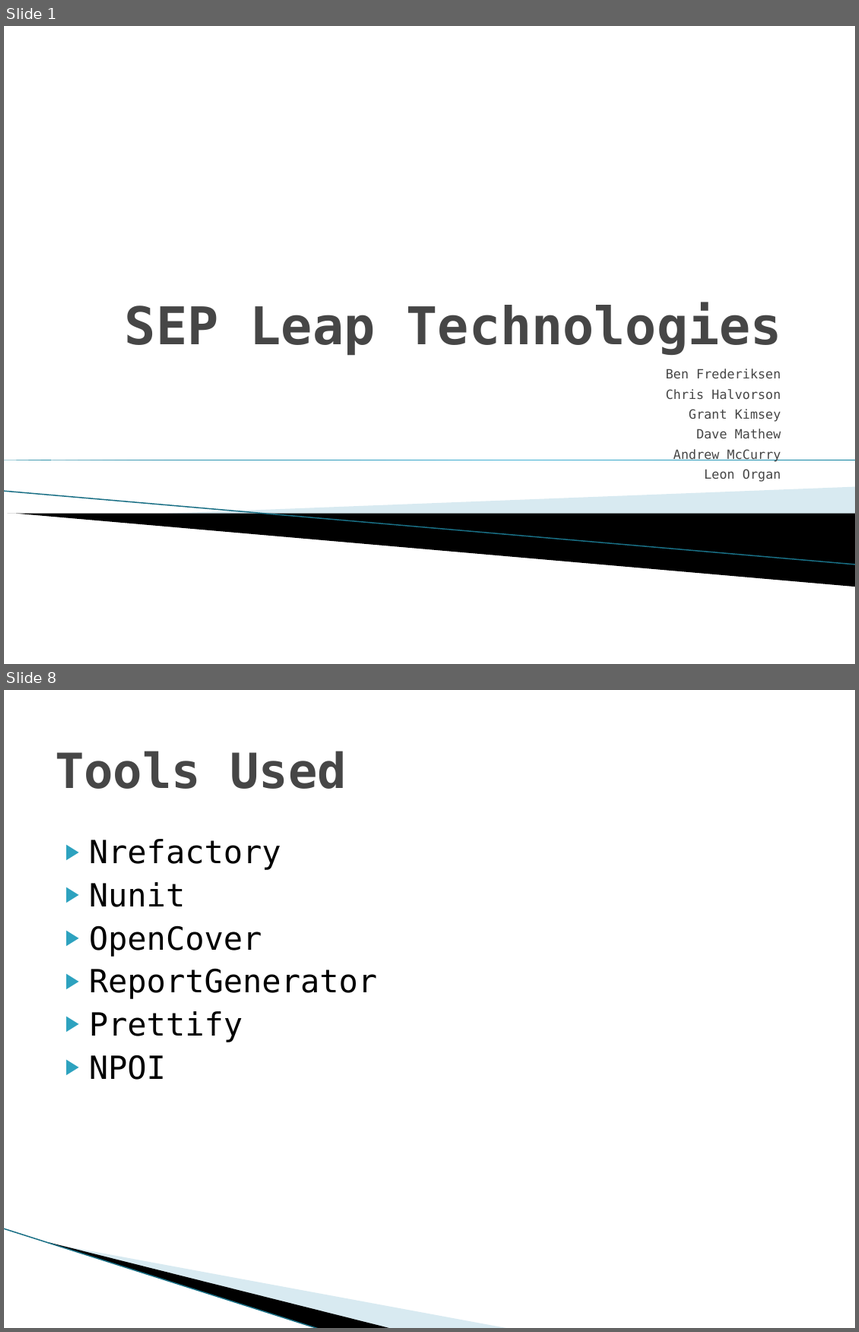
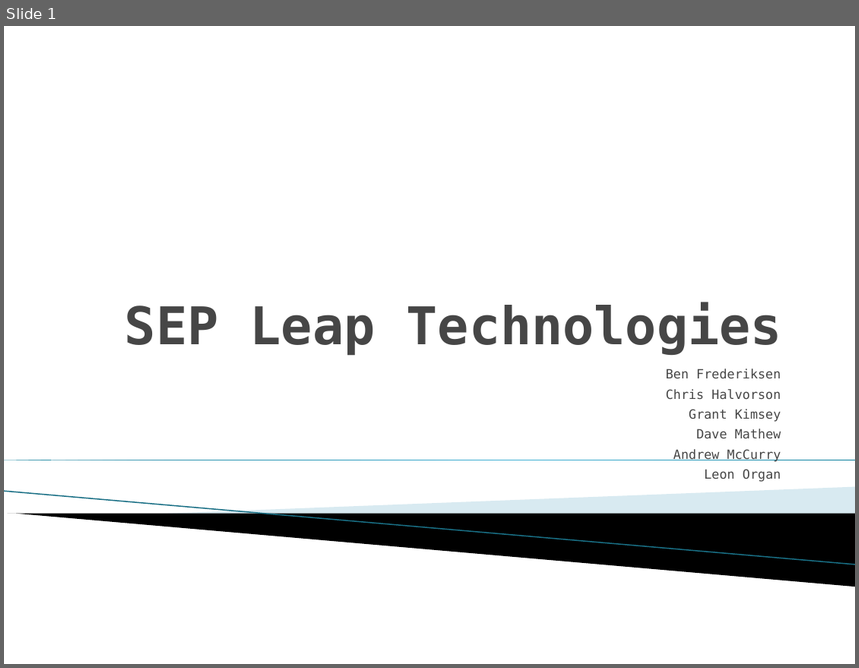
Before and after one commit to niahak/SEPlinko, a slide deck: Presentation.pptx. Shown one above the other, each under a label of ours: slides 1 and 8 before the commit, slide 1 after it; the slides between them are not shown. The pictures are 859x1332 and 859x668 pixels, drawn with LibreOffice and Linux fonts; fonts in the diff are those of the drawing; background and template pictures are left out. Boxes give left, top, right and bottom in pixels: in the first picture for what was removed or moved away, otherwise in the second. Text is boxed around its words. In the diff, an @@ line names an element or a change of style, - is before the commit and + after.

```diff
--- a/Presentation.pptx
+++ b/Presentation.pptx
@@ slide 8 removed at (4,690,855,1328), background #FFFFFF @@
@@ title removed at (55,751,347,789) @@
-Tools Used
@@ text removed at (89,839,377,1080) @@
-▶ Nrefactory
-▶ Nunit
-▶ OpenCover
-▶ ReportGenerator
-▶ Prettify
-▶ NPOI
@@ line removed from (4, 1229) to (320, 1328) @@
@@ freeform shape removed at (49,1243,393,1328) @@
@@ freeform shape removed at (51,1243,510,1328) @@
```
Also in this commit, not shown: 2 slides changed, 4 slides added, 5 other slides removed.
